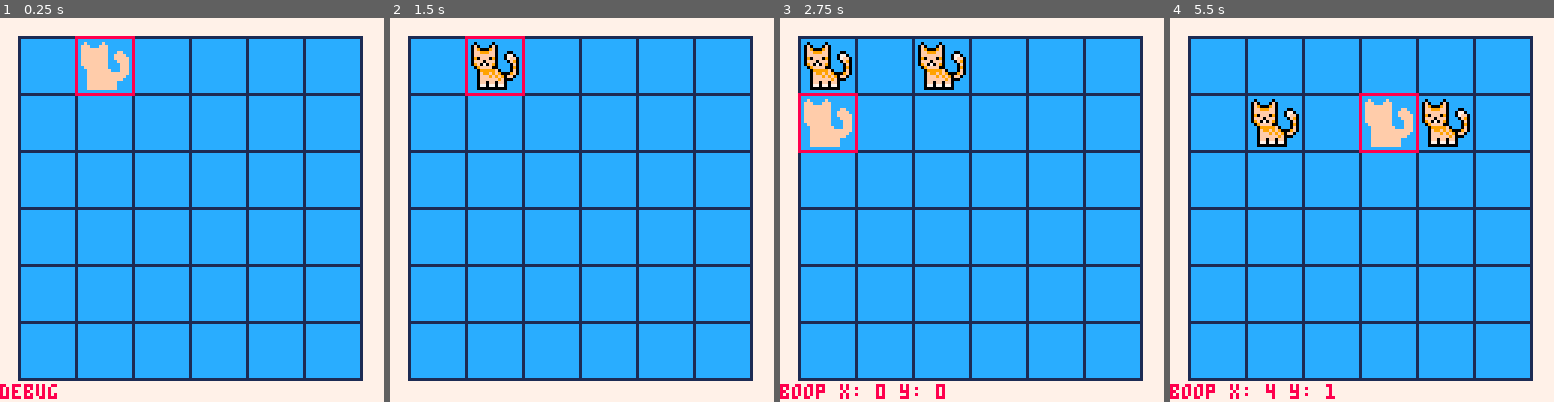
Above: before the commit, frames 1-4 (left to right).
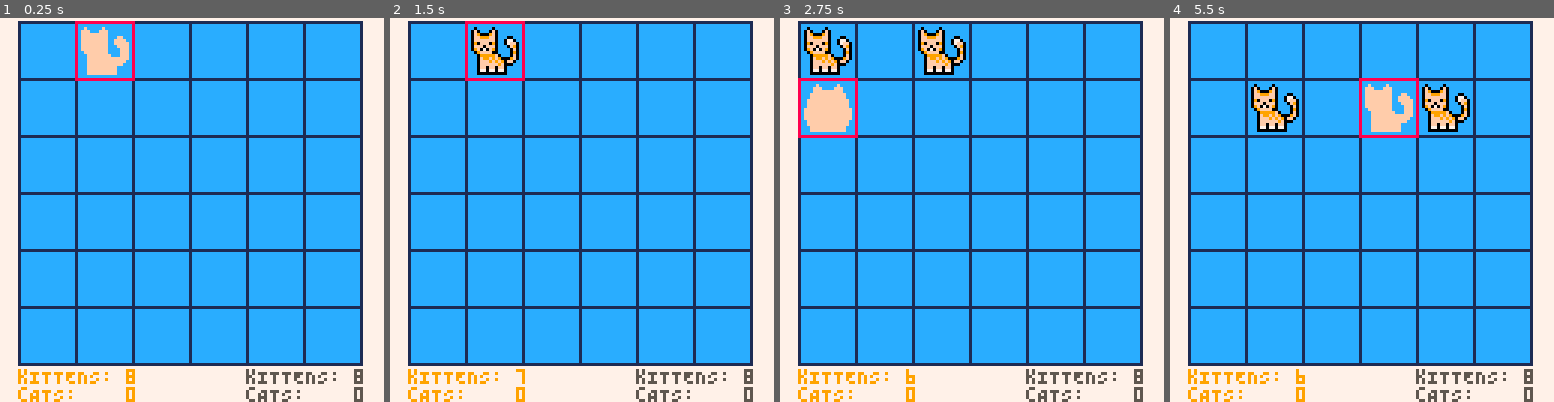
Above: after the commit, the same moments.

Repository: fbarreta/boop
Game: PICO-8 cartridge boop.p8
Two runs of this game, one before a commit and one after it. Both use one fixed random seed, a clock stepped at 60 frames per second and the inputs below.
Inputs:
- Up to frame 1 (0.25 s): no input
- Up to frame 2 (1.5 s): tap O (Z key) at 0.33, 0.7, 1.43 s; tap X (X key) at 1.07 s
- Up to frame 3 (2.75 s): hold Left 1.97-2.37 s; tap X (X key) at 2.07, 2.4, 2.73 s; tap O (Z key) at 2.22 s; hold Down from 2.42 s (still down)
- Up to frame 4 (5.5 s): release Down at 2.82 s; hold Right 2.87-3.53 s; tap X (X key) every 0.33 s from 3.07 to 5.4 s; tap O (Z key) at 3.1, 3.98, 4.87 s; hold Up 3.58-4.08 s; hold Right 4.13-4.53 s; hold Down 4.58-5.08 s; hold Left from 5.13 s (still down)

The runs differ from the first frame. In frame 1, 17% of the frame differs, in the area x 0-95%, y 0-100%; in frame 2, 17%; in frame 3, 19%; in frame 4, 19%.

Commit message:
Add files via upload

Diff:
--- a/boop.p8
+++ b/boop.p8
@@ -1,7 +1,8 @@
 pico-8 cartridge // http://www.pico-8.com
 version 41
 __lua__
-center = 5
+centerx = 5
+centery = 0
 space = 2
 size = 19
 spr_k1 = 1
@@ -16,8 +17,18 @@
 	x = 1,
 	y = 0
 }
+player1 = {
+	kittens = 8,
+	cats = 0,
+	cursortype = 'k'
+}
+player2 = {
+	kittens = 8,
+	cats = 0,
+	cursortype = 'k'
+}
 mtx = {}
-debug = 'debug'
+debug = ""
 -->8
 function _init()
 	color(17)
@@ -33,45 +44,53 @@
 	cls(7)
 	drawgrid()
 	drawplayer()
+	drawui()
 	//findboop()
 	print(debug,0,122,8)
 end
 -->8
 function drawplayer()
+	local sprite = spr_cursor_c1;
+	if player1.cursortype == 'k' then
+		sprite = spr_cursor_k1
+	else
+		sprite = spr_cursor_c1
+	end
+
 	if mtx[player.x][player.y] == 0 then
-		drawsprite(spr_cursor_k1,player.x,player.y)
+		drawsprite(sprite,player.x,player.y)
 	end
 	rect(
-	 center + space + (player.x*size) - 1,
-		center + space + (player.y*size) - 1,
-		center + (player.x*size) + size + 1,
-		center + (player.y*size) + size + 1,
+	 centerx + space + (player.x*size) - 1,
+		centery + space + (player.y*size) - 1,
+		centerx + (player.x*size) + size + 1,
+		centery + (player.y*size) + size + 1,
 		8
 	)
 end
 
 function drawgrid()
 	rectfill(
-	 center + space,
-		center + space,
-		center + space + 112,
-		center + space + 112,
+	 centerx + space,
+		centery + space,
+		centerx + space + 112,
+		centery + space + 112,
 		1
 	)
 	rect(
-	 center + space-1,
-		center + space-1,
-		center + space + 113,
-		center + space + 113,
+	 centerx + space-1,
+		centery + space-1,
+		centerx + space + 113,
+		centery + space + 113,
 		1
 	)
 	for j = 0, 5 do
 		for i = 0, 5 do
 			rectfill(
-			 center + space + (j*size),
-				center + space + (i*size),
-				center + (j*size) + size,
-				center + (i*size) + size,
+			 centerx + space + (j*size),
+				centery + space + (i*size),
+				centerx + (j*size) + size,
+				centery + (i*size) + size,
 				12
 			)
 			if mtx[j][i] == 1 then
@@ -86,11 +105,24 @@
 	palt(0,false)
 	spr(
 		s,
-	 1 + center + space + (x*size),
-		1 + center + space + (y*size),
+	 1 + centerx + space + (x*size),
+		1 + centery + space + (y*size),
 		2,
 		2
 	)
+end
+
+function drawui()
+	local p1kittens = " kITTENS: ".. player1.kittens
+	local p1cats = " cATS:    ".. player1.cats
+
+	local p2kittens = " kITTENS: ".. player2.kittens
+	local p2cats = " cATS:    ".. player2.cats
+
+	print(p1kittens,2,117,9)
+	print(p1cats,2,123,9)
+	print(p2kittens,78,117,5)
+	print(p2cats,78,123,5)
 end
 -->8
 function moveplayer()
@@ -112,7 +144,28 @@
 		end
 	end
 	if btnp(4) then
-		placepiece()
+		if canplace() then
+			placepiece()
+		end
+	end
+	if btnp(5) then
+		changecursor()
+	end
+end
+
+function changecursor()
+	if player1.cursortype == 'k' then
+		player1.cursortype = 'c'
+	else
+		player1.cursortype = 'k'
+	end
+end
+
+function canplace()
+	if player1.kittens > 0 then
+		return true
+	else
+		return false
 	end
 end
 
@@ -172,12 +225,35 @@
 function placepiece()
 	if mtx[player.x][player.y] == 0 then
 		mtx[player.x][player.y] = 1
+		removepiece()
 		checkboop()
-	end
+		local p = check3(1)
+		if #p == 3 then
+			promote(p)
+		end
+	end
+end
+
+function promote(p)
+	for i = 1, #p do
+		local x = p[i][1]
+		local y = p[i][2]
+		mtx[x][y] = 0
+		player1.kittens += 1
+	end
+	player1.kittens -= 3
+	player1.cats += 3
+end
+
+function removepiece()
+	player1.kittens -= 1
+end
+
+function addpiece()
+	player1.kittens += 1
 end
 
 function checkboop()
-	debug = ''
 	if
 		player.x <= 4 and
 		mtx[player.x+1][player.y] == 1 then
@@ -238,10 +314,6 @@
 end
 
 function boop(dir,x,y)
-	debug = 'boop x: ' ..
-											player.x ..
-	 									' y: ' ..
-	 									player.y
 	if dir == 'r' then
 		local fx = x + 1
 		if	x < 5 then
@@ -251,6 +323,7 @@
 			end
 		elseif x == 5 then
 			mtx[x][y] = 0
+			addpiece()
 		end
 	end
 	if dir == 'l' then
@@ -262,6 +335,7 @@
 			end
 		elseif x == 0 then
 			mtx[x][y] = 0
+			addpiece()
 		end
 	end
 	if dir == 'd' then
@@ -273,6 +347,7 @@
 			end
 		elseif y == 5 then
 			mtx[x][y] = 0
+			addpiece()
 		end
 	end
 	if dir == 'u' then
@@ -284,6 +359,7 @@
 			end
 		elseif y == 0 then
 			mtx[x][y] = 0
+			addpiece()
 		end
 	end
 	if dir == 'ur' then
@@ -296,6 +372,7 @@
 			end
 		elseif fy <= 0 or fx >= 5 then
 			mtx[x][y] = 0
+			addpiece()
 		end
 	end
 	if dir == 'ul' then
@@ -308,6 +385,7 @@
 			end
 		elseif fy <= 0 or fx >= 0 then
 			mtx[x][y] = 0
+			addpiece()
 		end
 	end
 	if dir == 'dr' then
@@ -320,6 +398,7 @@
 			end
 		elseif fy >= 5 or fx >= 5 then
 			mtx[x][y] = 0
+			addpiece()
 		end
 	end
 	if dir == 'dl' then
@@ -332,8 +411,46 @@
 			end
 		elseif fy >= 5 or fx <= 0 then
 			mtx[x][y] = 0
-		end
-	end
+			addpiece()
+		end
+	end
+end
+-->8
+function check3(p)
+	local cols, rows = 5, 5
+	for x = 0, rows do
+		for y = 0, cols do
+			if y + 2 < cols then
+				if mtx[x][y] == p and
+							mtx[x][y+1] == p and
+							mtx[x][y+2] == p then
+								return {{x, y},{x,y+1},{x,y+2}}
+				end
+			end
+			if x + 2 < rows then
+				if mtx[x][y] == p and
+							mtx[x+1][y] == p and
+							mtx[x+2][y] == p then
+								return {{x, y},{x+1,y},{x+2,y}}
+				end
+			end
+			if x + 2 < rows and y + 2 < cols then
+				if mtx[x][y] == p and
+							mtx[x+1][y+1] == p and
+							mtx[x+2][y+2] == p then
+								return {{x, y},{x+1,y+1},{x+2,y+2}}
+				end
+			end
+			if x + 2 < rows and y - 2 >= 0 then
+				if mtx[x][y] == p and
+							mtx[x+1][y-1] == p and
+							mtx[x+2][y-2] == p then
+								return {{x, y},{x+1,y-1},{x+2,y-2}}
+				end
+			end
+		end
+	end
+	return {{9,8}}
 end
 __gfx__
 00000000303333303333333333330333333033333033333033333333333303333330333300000000000000000000000000000000000000000000000000000000
